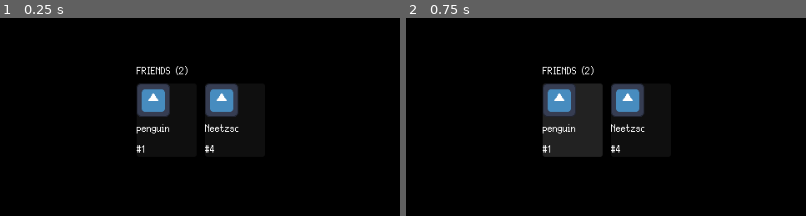
Above: before the commit, frames 1-2 (left to right).
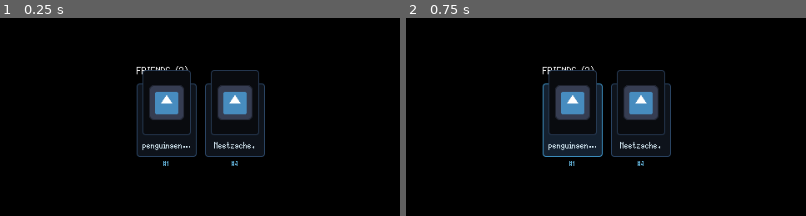
Above: after the commit, the same moments.

Repository: GYU-GAZE/NULL-NETWORK
Game: Godot game, scene res://apps/forum/profile/profile_app.tscn
Same seed, same stepped clock (60 frames per second), same inputs: the game is played once before the commit and once after it. This scene is started directly instead of the project's main scene. The engine's default icon, where the game draws it, is replaced by a stand-in: a white triangle on a blue panel in a dark square.
Inputs (mouse positions are % of the whole screen's width and height, from its top left):
- Up to frame 1 (0.25 s): no input
- Up to frame 2 (0.75 s): click (65, 73) at 0.5 s
The pictures show only the part of the screen within x 44-94%, y 47-97%; the shares and areas given below are measured in that part.

The runs differ from the first frame. In frame 1, 5.4% of the frame differs, in the area x 34-67%, y 26-75%; in frame 2, 6.4%.

Commit message:
Redesign profile friend cards

Diff:
--- a/apps/forum/profile/profile_friend_card.tscn
+++ b/apps/forum/profile/profile_friend_card.tscn
@@ -1,36 +1,61 @@
-[gd_scene format=3 uid="uid://brakaxk3boshv"]
+[gd_scene load_steps=3 format=3 uid="uid://brakaxk3boshv"]
 
-[ext_resource type="Script" uid="uid://b8yx0arcdmrs4" path="res://apps/forum/profile/profile_friend_card.gd" id="1_6uecq"]
+[ext_resource type="Script" uid="uid://b8yx0arcdmrs4" path="res://apps/forum/profile/profile_friend_card.gd" id="1_script"]
+[ext_resource type="Theme" path="res://data/assets/themes/null_channel_ui.tres" id="2_theme"]
 
-[node name="ProfileFriendCard" type="Button" unique_id=952640749]
+[node name="ProfileFriendCard" type="Button"]
+custom_minimum_size = Vector2(112, 132)
+mouse_default_cursor_shape = 2
+focus_mode = 0
+text_overrun_behavior = 5
+clip_text = true
+theme = ExtResource("2_theme")
+script = ExtResource("1_script")
+
+[node name="MarginContainer" type="MarginContainer" parent="."]
+layout_mode = 1
 anchors_preset = 15
 anchor_right = 1.0
 anchor_bottom = 1.0
 grow_horizontal = 2
 grow_vertical = 2
-mouse_default_cursor_shape = 2
-text_overrun_behavior = 5
-clip_text = true
-vertical_icon_alignment = 0
-expand_icon = true
-script = ExtResource("1_6uecq")
+mouse_filter = 2
+theme_override_constants/margin_left = 7
+theme_override_constants/margin_top = 7
+theme_override_constants/margin_right = 7
+theme_override_constants/margin_bottom = 7
 
-[node name="MarginContainer" type="MarginContainer" parent="." unique_id=1904376445]
-layout_mode = 0
-offset_right = 40.0
-offset_bottom = 40.0
+[node name="VBoxContainer" type="VBoxContainer" parent="MarginContainer"]
+layout_mode = 2
+mouse_filter = 2
+theme_override_constants/separation = 4
 
-[node name="VBoxContainer" type="VBoxContainer" parent="MarginContainer" unique_id=1340695244]
+[node name="AvatarFrame" type="PanelContainer" parent="MarginContainer/VBoxContainer"]
+custom_minimum_size = Vector2(0, 78)
 layout_mode = 2
+mouse_filter = 2
 
-[node name="AvatarRect" type="TextureRect" parent="MarginContainer/VBoxContainer" unique_id=2604051]
+[node name="AvatarRect" type="TextureRect" parent="MarginContainer/VBoxContainer/AvatarFrame"]
 unique_name_in_owner = true
 layout_mode = 2
+mouse_filter = 2
+expand_mode = 1
+stretch_mode = 5
 
-[node name="NameLabel" type="Label" parent="MarginContainer/VBoxContainer" unique_id=265630652]
+[node name="NameLabel" type="Label" parent="MarginContainer/VBoxContainer"]
 unique_name_in_owner = true
 layout_mode = 2
+mouse_filter = 2
+theme_override_colors/font_color = Color(0.86, 0.94, 0.98, 1)
+horizontal_alignment = 1
+clip_text = true
+text_overrun_behavior = 5
 
-[node name="RankLabel" type="Label" parent="MarginContainer/VBoxContainer" unique_id=662574972]
+[node name="RankLabel" type="Label" parent="MarginContainer/VBoxContainer"]
 unique_name_in_owner = true
 layout_mode = 2
+mouse_filter = 2
+theme_override_colors/font_color = Color(0.4, 0.72, 0.88, 1)
+theme_override_font_sizes/font_size = 13
+horizontal_alignment = 1
+clip_text = true
